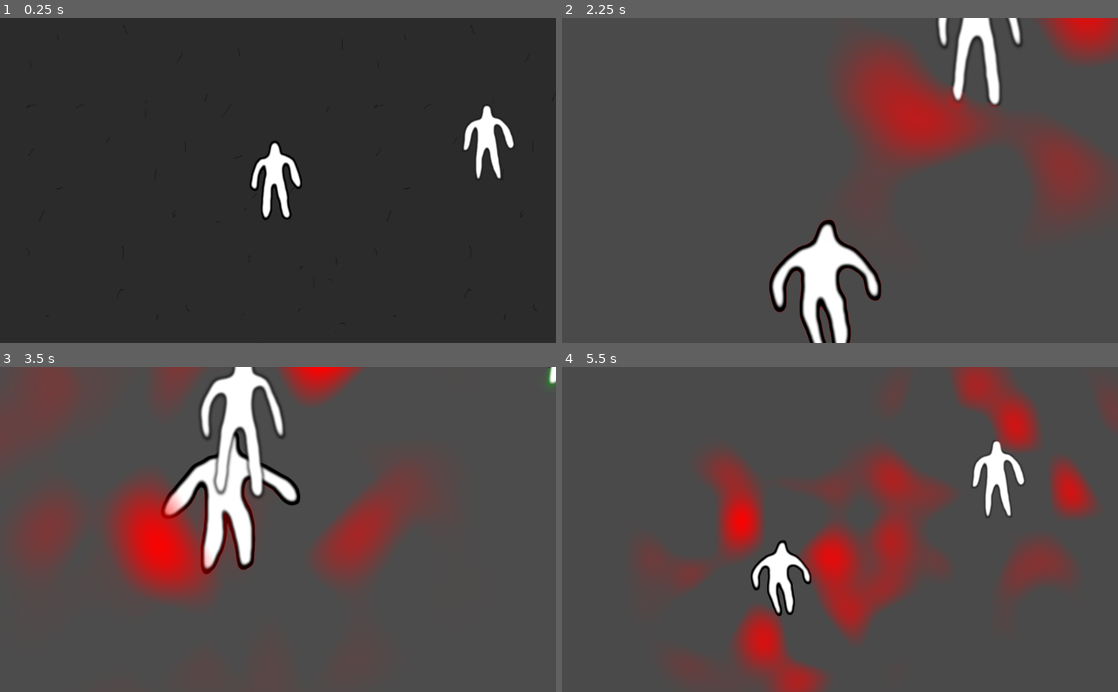
Above: before the commit, frames 1-4 (two rows, left to right).
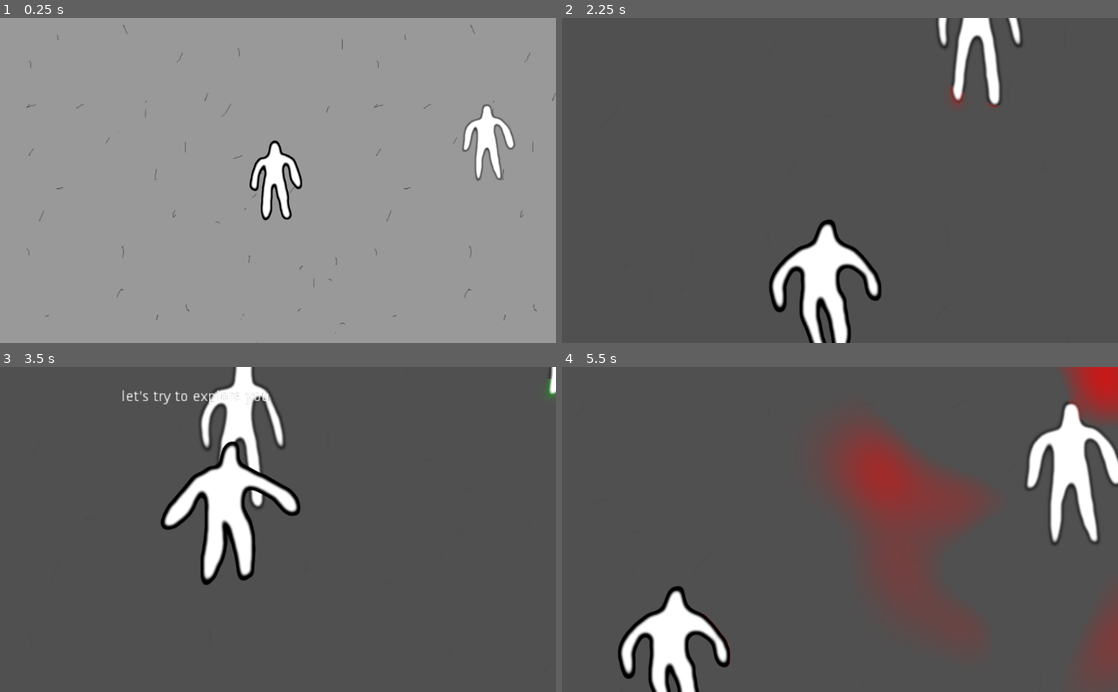
Above: after the commit, the same moments.

Repository: glitchcore/summon_55
Game: Godot game, scene res://Game.tscn
The game is run twice, just before and just after one commit, with the same random seed, the same clock (stepped at 60 frames per second) and the same inputs.
Inputs (mouse positions are in pixels of both pictures, inside the frame that each line leads up to):
- Up to frame 1 (0.25 s): no input
- Up to frame 2 (2.25 s): move the mouse to (962, 164) at 0.52 s; hold Right (ui_right) 0.53-1.28 s; move the mouse to (728, 196) at 1.27 s; hold Down (ui_down) 1.28-2.03 s; move the mouse to (895, 109) at 2.02 s; hold Right (ui_right) from 2.03 s (still down)
- Up to frame 3 (3.5 s): move the mouse to (250, 594) at 2.77 s; release Right (ui_right) at 2.78 s; hold Up (ui_up) from 2.78 s (still down)
- Up to frame 4 (5.5 s): move the mouse to (1006, 578) at 3.52 s; release Up (ui_up) at 3.53 s; hold Left (ui_left) 3.53-5.03 s; move the mouse to (673, 480) at 4.27 s; move the mouse to (867, 529) at 5.02 s; hold Down (ui_down) from 5.03 s (still down)

The runs differ from the first frame. In frame 1, 98% of the frame differs, in the area x 0-100%, y 0-100%; in frame 2, 10%; in frame 3, 17%; in frame 4, 29%.

Commit message:
full FSM

Diff:
--- a/Game.gd
+++ b/Game.gd
@@ -1,55 +1,69 @@
 extends Node2D
 
-enum State {IDLE, ZOOM_IN, EXPANSION, CONTRACTION, ZOOM_OUT}
+enum State {IDLE, ZOOM_IN, IDLE_TEXT, EXPOSITION, EXPANSION, CONTRACTION, HOLD, ZOOM_OUT}
 
 export(float, EASE) var ZOOM_EASING = 1.0
 export(float, EASE) var EXPAND_EASING = 1.0
 export(float, EASE) var AMOUNT_EASING = 1.0
 
-export var duration = 0.3
+export var zoom_time = 0.3
 export var zoom_origin = 1
 export var zoom_amount = -0.5
 export var expand_time = 2
 export var contract_time = 1
-
-onready var me = $Player
-onready var camera = $Player/Camera2
+export var idle_text_time = 1
+export var exposition_time = 3
+export var hold_time = 1
+
+onready var me = $Y/Player
+onready var camera = $Y/Player/Camera2
 onready var timer = $Timer
-onready var label = $Label
+onready var label = $LabelContainer/Label
+onready var label_container = $LabelContainer
 
 var state = State.IDLE
 var current_target
 var origin_bg_modulate
 var materials = Array()
 var color_challenge = Array()
+var is_owned = false
+
+func handle_default():
+	pass
 
 func enter_idle():
 	state = State.IDLE
-func handle_idle():
-	pass
 func exit_idle():
-	pass
-
-func enter_zoom_in(target: Node2D):
+	var color_challenge_container = get_color_challenge(
+		me.find_node("Character").find_node("Sprite").call("get_colors"),
+		current_target.find_node("Character").find_node("Sprite").call("get_colors")
+	)
+
+	color_challenge = color_challenge_container[0]
+	is_owned = color_challenge_container[1]
+
+	if color_challenge.size() > 0:
+		enter_zoom_in()
+	else:
+		enter_idle_text()
+
+func enter_idle_text():
+	state = State.IDLE_TEXT
+
+	timer.set_wait_time(idle_text_time)
+	timer.start()
+func exit_idle_text():
+	enter_idle()
+
+func enter_zoom_in():
 	state = State.ZOOM_IN
-	current_target = target
 	origin_bg_modulate = $Ground.modulate.a
 	materials = [
 		me.find_node("Character").find_node("Sprite").material,
 		current_target.find_node("Character").find_node("Sprite").material
 	]
 
-	var color_challenge_container = get_color_challenge(
-		me.find_node("Character").find_node("Sprite").call("get_colors"),
-		current_target.find_node("Character").find_node("Sprite").call("get_colors")
-	)
-
-	color_challenge = color_challenge_container[0]
-
-	if color_challenge_container[1]:
-		current_target.call("on_set_owned", true)
-
-	timer.set_wait_time(duration)
+	timer.set_wait_time(zoom_time)
 	timer.start()
 func handle_zoom_in():
 	camera.position = (current_target.position - me.position) / 2
@@ -61,13 +75,25 @@
 
 	$Ground.modulate.a =  x * origin_bg_modulate
 func exit_zoom_in():
+	enter_exposition()
+
+func enter_exposition():
+	state = State.EXPOSITION
+
+	var actor = color_challenge[0][0]
+
+	label.visible = true
+	label_container.position = \
+		(current_target.position + me.position) / 2 + Vector2(0.0, -100.0)
+	label.text = "let's try to explore you"
+
+	timer.set_wait_time(exposition_time)
+	timer.start()
+func exit_exposition():
+	label.visible = false
 	enter_expansion()
 
 func enter_expansion():
-	if color_challenge.size() == 0:
-		enter_zoom_out()
-		return
-
 	state = State.EXPANSION
 
 	var actor = color_challenge[0][0]
@@ -91,6 +117,7 @@
 
 func enter_contraction():
 	state = State.CONTRACTION
+
 	timer.set_wait_time(contract_time)
 	timer.start()
 func handle_contraction():
@@ -98,16 +125,31 @@
 	materials[0].set_shader_param("expand", x)
 	materials[1].set_shader_param("expand", x)
 func exit_contraction():
+	enter_hold()
+
+func enter_hold():
+	state = State.HOLD
+
+	timer.set_wait_time(hold_time)
+	timer.start()
+func exit_hold():
 	color_challenge.pop_front()
-	enter_expansion()
+	if color_challenge.size() > 0:
+		enter_exposition()
+	else:
+		enter_zoom_out()
 
 func enter_zoom_out():
+	state = State.ZOOM_OUT
+
 	me.find_node("Character").find_node("Sprite").call("on_free_mode")
 	current_target.find_node("Character").find_node("Sprite").call("on_free_mode")
 
-	state = State.ZOOM_OUT
+	if is_owned:
+		current_target.call("on_set_owned", true)
+
 	camera.position = Vector2()
-	timer.set_wait_time(duration)
+	timer.set_wait_time(zoom_time)
 	timer.start()
 func handle_zoom_out():
 	var x = ease(timer.time_left / timer.wait_time, ZOOM_EASING)
@@ -120,34 +162,49 @@
 
 func _process(delta: float) -> void:
 	if state == State.IDLE:
-		handle_idle()
+		handle_default()
+	elif state == State.IDLE_TEXT:
+		handle_default()
+	elif state == State.EXPOSITION:
+		handle_default()
 	elif state == State.ZOOM_IN:
 		handle_zoom_in()
 	elif state == State.EXPANSION:
 		handle_expansion()
 	elif state == State.CONTRACTION:
 		handle_contraction()
+	elif state == State.HOLD:
+		handle_default()
 	elif state == State.ZOOM_OUT:
 		handle_zoom_out()
 
 func on_PlayerCollide(target: Node):
+	current_target = target
+
 	me.call("on_PlayerCollide")
 
-	enter_zoom_in(target)
-
-	for obj in $People.get_children():
+	if state == State.IDLE:
+		exit_idle()
+
+	for obj in $Y.get_children():
 		if obj != target:
 			pass
 
 func _on_Timer_timeout() -> void:
 	if state == State.IDLE:
 		exit_idle()
+	elif state == State.IDLE_TEXT:
+		exit_idle_text()
+	elif state == State.EXPOSITION:
+		exit_exposition()
 	elif state == State.ZOOM_IN:
 		exit_zoom_in()
 	elif state == State.EXPANSION:
 		exit_expansion()
 	elif state == State.CONTRACTION:
 		exit_contraction()
+	elif state == State.HOLD:
+		exit_hold()
 	elif state == State.ZOOM_OUT:
 		exit_zoom_out()
 
--- a/Game.tscn
+++ b/Game.tscn
@@ -1,8 +1,7 @@
-[gd_scene load_steps=6 format=2]
+[gd_scene load_steps=5 format=2]
 
 [ext_resource path="res://sprites/tile.png" type="Texture" id=1]
 [ext_resource path="res://Player.tscn" type="PackedScene" id=2]
-[ext_resource path="res://LabelNode.tscn" type="PackedScene" id=3]
 [ext_resource path="res://Man.tscn" type="PackedScene" id=4]
 [ext_resource path="res://Game.gd" type="Script" id=5]
 
@@ -12,7 +11,7 @@
 AMOUNT_EASING = 4.75683
 
 [node name="Ground" type="TextureRect" parent="."]
-modulate = Color( 0.168627, 0.168627, 0.168627, 1 )
+modulate = Color( 0.6, 0.6, 0.6, 1 )
 margin_left = -390.0
 margin_top = -259.0
 margin_right = 2205.0
@@ -21,12 +20,12 @@
 expand = true
 stretch_mode = 2
 
-[node name="Label" parent="." instance=ExtResource( 3 )]
+[node name="Y" type="YSort" parent="."]
 
-[node name="Player" parent="." instance=ExtResource( 2 )]
+[node name="Player" parent="Y" instance=ExtResource( 2 )]
 position = Vector2( 235, 278 )
 
-[node name="Camera2" type="Camera2D" parent="Player"]
+[node name="Camera2" type="Camera2D" parent="Y/Player"]
 current = true
 limit_left = -350
 limit_top = -100
@@ -37,26 +36,33 @@
 smoothing_enabled = true
 editor_draw_limits = true
 
-[node name="People" type="Node2D" parent="."]
-process_priority = -1
-
-[node name="Man" parent="People" instance=ExtResource( 4 )]
+[node name="Man" parent="Y" instance=ExtResource( 4 )]
 position = Vector2( 625, 208 )
 init_colors = [ 1 ]
 
-[node name="Man2" parent="People" instance=ExtResource( 4 )]
+[node name="Man2" parent="Y" instance=ExtResource( 4 )]
 position = Vector2( 968, 157 )
 init_colors = [ 2 ]
 
-[node name="Man3" parent="People" instance=ExtResource( 4 )]
+[node name="Man3" parent="Y" instance=ExtResource( 4 )]
 position = Vector2( 245, 820 )
 init_colors = [ 3 ]
 
-[node name="Man4" parent="People" instance=ExtResource( 4 )]
+[node name="Man4" parent="Y" instance=ExtResource( 4 )]
 position = Vector2( 837, 783 )
 init_colors = [ 1, 4 ]
 
 [node name="Timer" type="Timer" parent="."]
 one_shot = true
 
+[node name="LabelContainer" type="Node2D" parent="."]
+
+[node name="Label" type="Label" parent="LabelContainer"]
+margin_left = -20.0
+margin_top = -7.0
+margin_right = 20.0
+margin_bottom = 7.0
+align = 1
+valign = 1
+
 [connection signal="timeout" from="Timer" to="." method="_on_Timer_timeout"]
--- a/Man.gd
+++ b/Man.gd
@@ -5,7 +5,7 @@
 export(float) var follow_range = 100
 
 onready var game = get_node("/root/Game") as Node
-onready var player = get_node("/root/Game/Player") as Node2D
+onready var player = get_node("/root/Game/Y/Player") as Node2D
 onready var rng = RandomNumberGenerator.new()
 
 var is_moving = false
